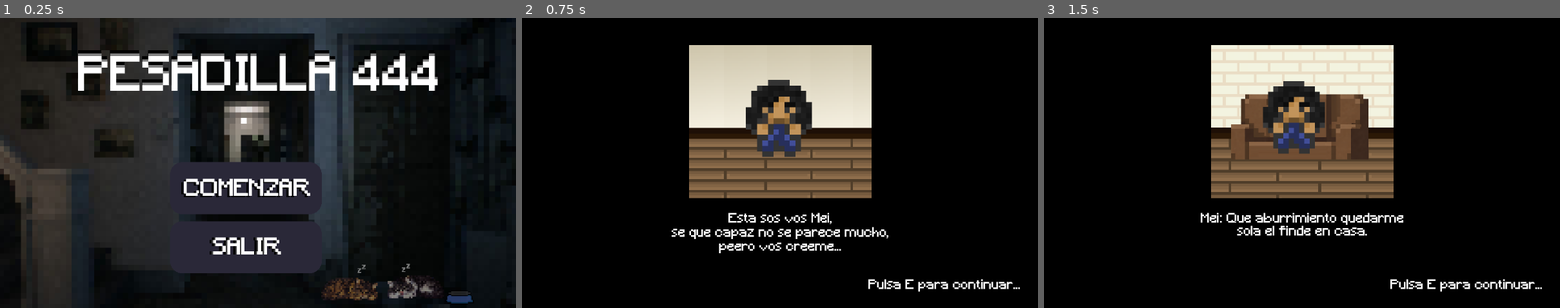
Above: before the commit, frames 1-3 (left to right).
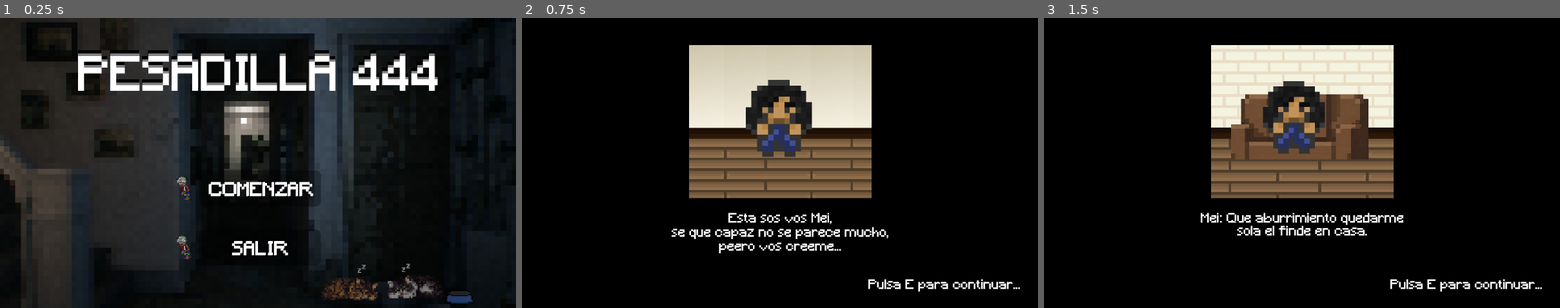
Above: after the commit, the same moments.

Repository: chemebulo/Godot-444Game
Game: Godot game, scene res://scenes/mainmenu.tscn
Same seed, same stepped clock (60 frames per second), same inputs: the game is played once before the commit and once after it.
Inputs (mouse positions are in pixels of both pictures, inside the frame that each line leads up to):
- Up to frame 1 (0.25 s): no input
- Up to frame 2 (0.75 s): click (769, 189) at 0.5 s
- Up to frame 3 (1.5 s): tap Enter at 1.25 s; hold D (right) from 1.28 s (still down); hold E (interact) from 1.28 s (still down)

The runs differ from the first frame. In frame 1, 8.0% of the frame differs, in the area x 34-63%, y 49-88%; in frame 2, nothing differs; in frame 3, nothing differs.

Commit message:
Add: Más assets y ajustes para empezar programar

Diff:
--- a/scenes/game.tscn
+++ b/scenes/game.tscn
@@ -6,6 +6,30 @@
 [ext_resource type="Script" uid="uid://5dcfuapkebbl" path="res://scritps/hintlabel.gd" id="3_iywne"]
 [ext_resource type="Script" uid="uid://dji45yufq1v1k" path="res://scritps/controlspanel.gd" id="3_lbhrr"]
 [ext_resource type="Script" uid="uid://vkes644anpd7" path="res://scritps/fade_layer.gd" id="6_p57ef"]
+[ext_resource type="Texture2D" uid="uid://b5b4xev7rajfm" path="res://assets/pausemenu_reanudar.png" id="6_u5sy4"]
+[ext_resource type="Texture2D" uid="uid://u7m0lcnw1yeg" path="res://assets/pausemenu_volver_al_menu.png" id="7_gee14"]
+[ext_resource type="Texture2D" uid="uid://c2fc0daq7sv2v" path="res://assets/pausemenu_salir.png" id="8_0tnpc"]
+
+[sub_resource type="StyleBoxTexture" id="StyleBoxTexture_gee14"]
+texture = ExtResource("6_u5sy4")
+modulate_color = Color(0.784314, 0.784314, 0.784314, 1)
+
+[sub_resource type="StyleBoxTexture" id="StyleBoxTexture_0tnpc"]
+texture = ExtResource("6_u5sy4")
+
+[sub_resource type="StyleBoxTexture" id="StyleBoxTexture_vtaks"]
+texture = ExtResource("7_gee14")
+modulate_color = Color(0.784314, 0.784314, 0.784314, 1)
+
+[sub_resource type="StyleBoxTexture" id="StyleBoxTexture_kvpfn"]
+texture = ExtResource("7_gee14")
+
+[sub_resource type="StyleBoxTexture" id="StyleBoxTexture_dinhu"]
+texture = ExtResource("8_0tnpc")
+modulate_color = Color(0.784314, 0.784314, 0.784314, 1)
+
+[sub_resource type="StyleBoxTexture" id="StyleBoxTexture_kvuet"]
+texture = ExtResource("8_0tnpc")
 
 [node name="Node2D" type="Node2D"]
 script = ExtResource("1_lnu2h")
@@ -86,16 +110,22 @@
 alignment = 1
 
 [node name="Button" type="Button" parent="PauseMenu/Control/VBoxContainer"]
+custom_minimum_size = Vector2(85, 30)
 layout_mode = 2
-text = "Reanudar"
+theme_override_styles/hover = SubResource("StyleBoxTexture_gee14")
+theme_override_styles/normal = SubResource("StyleBoxTexture_0tnpc")
 
 [node name="Button2" type="Button" parent="PauseMenu/Control/VBoxContainer"]
+custom_minimum_size = Vector2(85, 30)
 layout_mode = 2
-text = "Volver al menú"
+theme_override_styles/hover = SubResource("StyleBoxTexture_vtaks")
+theme_override_styles/normal = SubResource("StyleBoxTexture_kvpfn")
 
 [node name="Button3" type="Button" parent="PauseMenu/Control/VBoxContainer"]
+custom_minimum_size = Vector2(85, 30)
 layout_mode = 2
-text = "Salir"
+theme_override_styles/hover = SubResource("StyleBoxTexture_dinhu")
+theme_override_styles/normal = SubResource("StyleBoxTexture_kvuet")
 
 [node name="FadeLayer" type="CanvasLayer" parent="."]
 layer = 100
Binary file changed: assets/boton_comenzar.png
Binary file changed: assets/boton_salir.png
Binary file added: assets/menu_controles.png
Not shown, added: assets/menu_controles.png.import
Binary file added: assets/pausemenu_reanudar.png
Not shown, added: assets/pausemenu_reanudar.png.import
Binary file added: assets/pausemenu_salir.png
Not shown, added: assets/pausemenu_salir.png.import
Binary file added: assets/pausemenu_volver_al_menu.png
Not shown, added: assets/pausemenu_volver_al_menu.png.import
Not shown: 1 places in scenes/game.tscn that only renumber resources
Binary file changed: sprites/char_run_up_anim_strip_6.png
